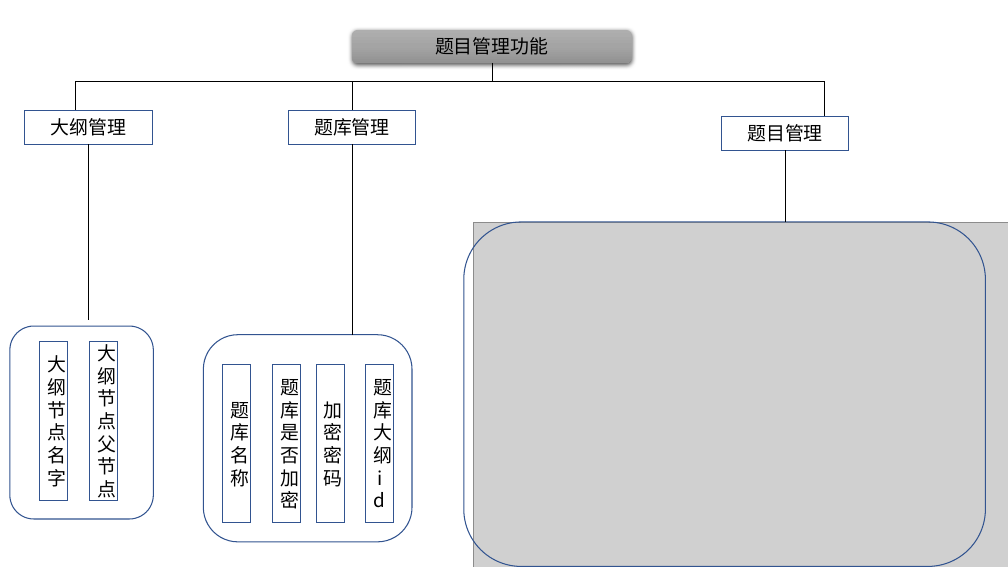
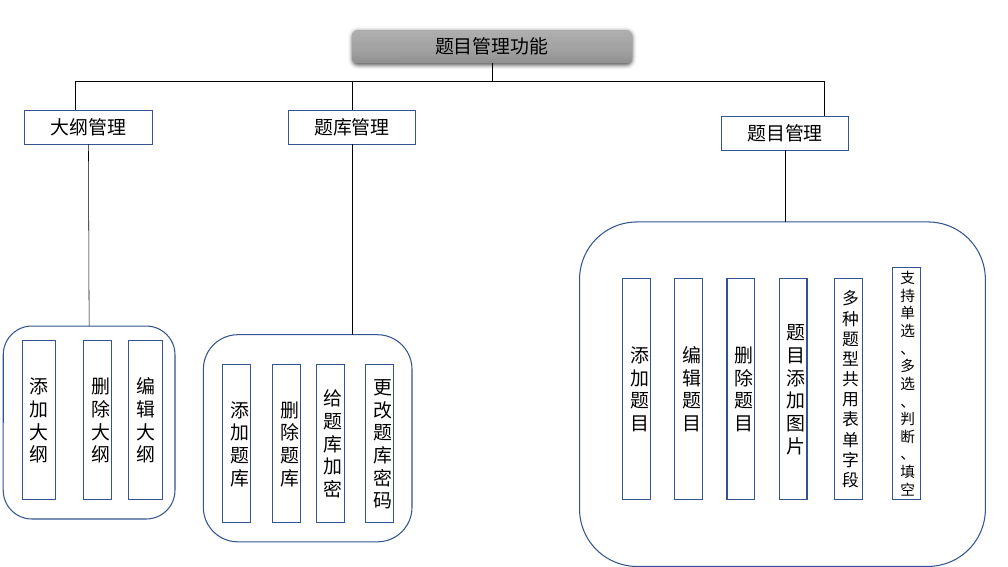
Before and after one commit to simple5960/bishe, a slide deck: slide 22 of 答辩.pptx. Drawn at 1008x567 pixels with LibreOffice and Linux fonts; fonts in the diff are those of the drawing; grey boxes stand for pictures. Boxes give left, top, right and bottom in pixels: in the first picture for what was removed or moved away, otherwise in the second. Text is boxed around its words. In the diff, an @@ line names an element or a change of style, - is before the commit and + after.

```diff
--- a/答辩.pptx
+++ b/答辩.pptx
@@ line moved from (88, 144) - (88, 320) to (88, 144) - (89, 326) @@
@@ picture removed at box(474, 222, 1008, 567) @@
@@ rounded rectangle: place and size @@
-rounded rectangle at box(464, 222, 985, 567)
+rounded rectangle at box(580, 222, 986, 567)
@@ rectangle added at box(893, 268, 921, 499), outline #325491 1 pt, 14 pt, text #000000 @@
+支持单选、多选、判断、填空
@@ rectangle added at box(623, 279, 651, 500), outline #325491 1 pt, 18 pt, text #000000 @@
+添加题目
@@ rectangle added at box(675, 279, 703, 500), outline #325491 1 pt, 18 pt, text #000000 @@
+编辑题目
@@ rectangle added at box(727, 279, 755, 500), outline #325491 1 pt, 18 pt, text #000000 @@
+删除题目
@@ rectangle added at box(780, 279, 808, 500), outline #325491 1 pt, 18 pt, text #000000 @@
+题目添加图片
@@ rectangle added at box(835, 279, 863, 500), outline #325491 1 pt, 16 pt, text #000000 @@
+多种题型共用表单字段
@@ rounded rectangle: place and size @@
-rounded rectangle at box(10, 326, 154, 519)
+rounded rectangle at box(3, 326, 175, 519)
@@ rectangle "添加大纲": place and size @@
-rectangle "添加大纲" at box(40, 342, 68, 501)
+rectangle "添加大纲" at box(22, 341, 55, 500)
@@ rectangle added at box(84, 341, 112, 500), outline #325491 1 pt, 18 pt, text #000000 @@
+删除大纲
@@ rectangle "编辑大纲": place and size @@
-rectangle "编辑大纲" at box(90, 342, 118, 501)
+rectangle "编辑大纲" at box(129, 341, 162, 500)
@@ text in rectangle at box(30, 377, 49, 463): text changed @@
-大纲节点名字
+添加大纲
@@ text in rectangle at box(136, 377, 155, 463): text changed @@
-大纲节点父节点
+编辑大纲
@@ text in rectangle at box(324, 389, 343, 498): text changed @@
-加密密码
+给题库加密
@@ text in rectangle at box(373, 379, 392, 509): text changed @@
-题库大纲id
+更改题库密码
@@ text in rectangle at box(230, 401, 249, 487): text changed @@
-题库名称
+添加题库
@@ text in rectangle at box(280, 401, 299, 487): text changed @@
-题库是否加密
+删除题库
```
Also in this commit, not shown: 4 other slides changed, 2 slides added, 1 other file.
